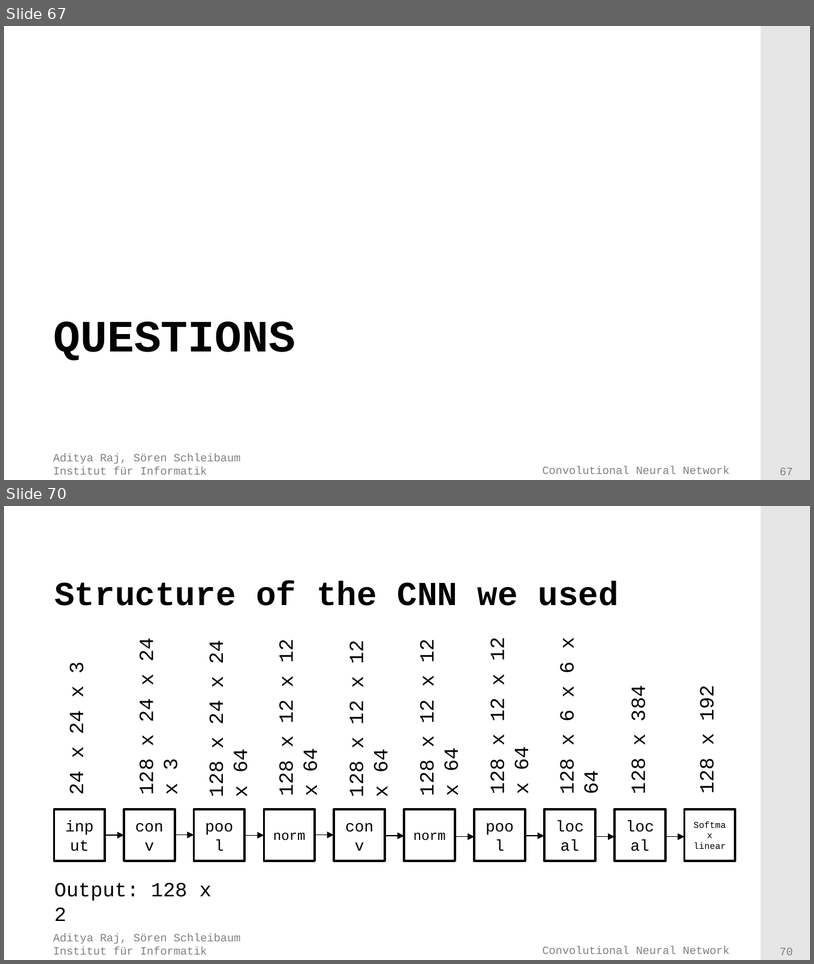
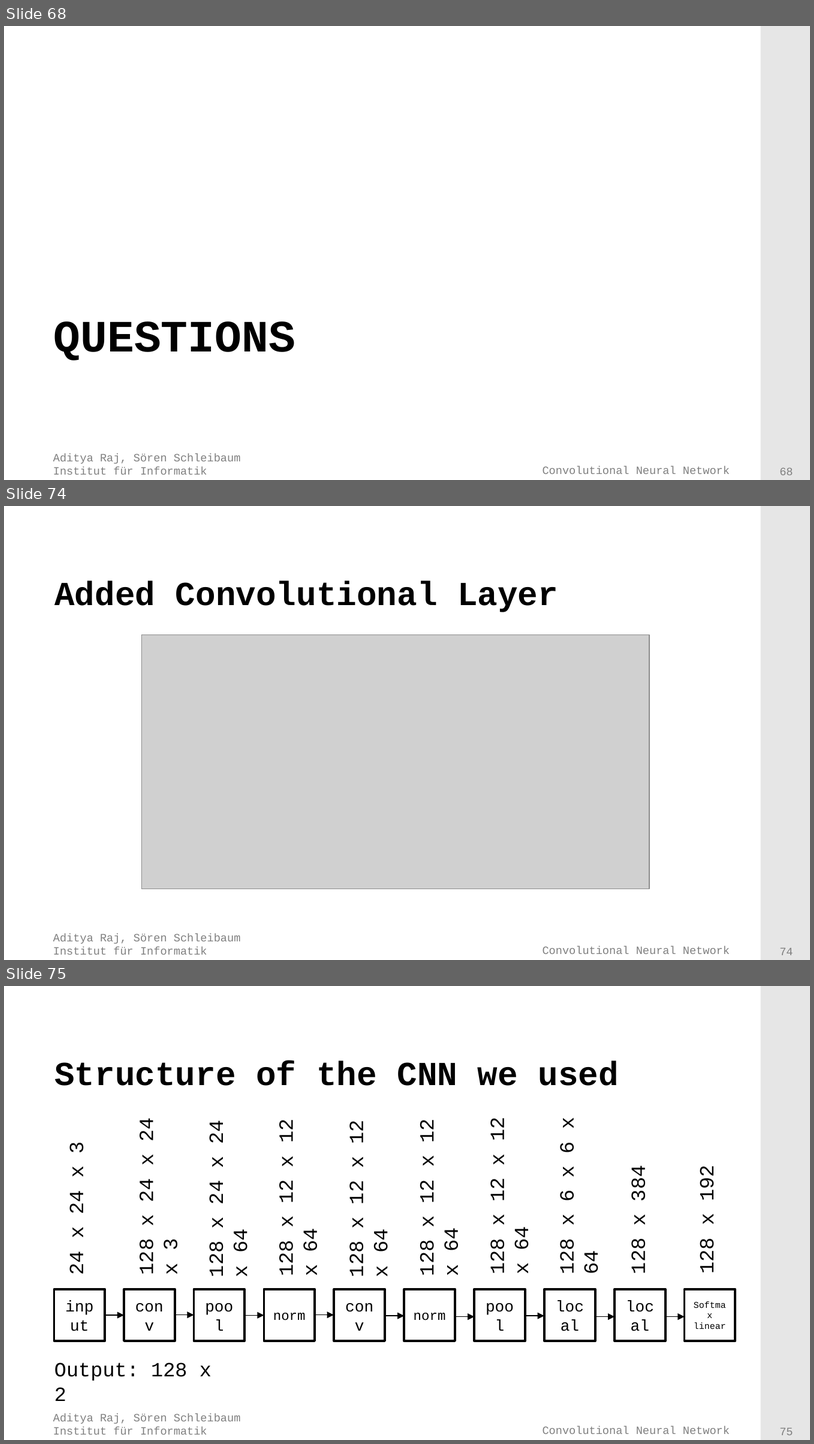
Before and after one commit to adityaraj52/ConvNet, a slide deck: Presentation/Final presentation/Presentation.pptx. Shown one above the other, each under a label of ours: slides 67 and 70 before the commit, slides 68, 74 and 75 after it; the slides between them are not shown. The pictures are 814x964 and 814x1444 pixels, drawn with LibreOffice and Linux fonts; fonts in the diff are those of the drawing; grey boxes stand for pictures; background and template pictures are left out. Boxes give left, top, right and bottom in pixels: in the first picture for what was removed or moved away, otherwise in the second. Text is boxed around its words. In the diff, an @@ line names an element or a change of style, - is before the commit and + after.

```diff
--- a/Presentation/Final presentation/Presentation.pptx
+++ b/Presentation/Final presentation/Presentation.pptx
@@ slide 74 added at (4,506,810,960), background #FFFFFF; not listed: 4 template elements that a slide beside it also shows @@
@@ title added at (54,581,558,612), 30 pt, text #000000, bold @@
+Added Convolutional Layer
@@ picture added at (142,635,650,889) @@
@@ what was slide 67 is now slide 68 @@
@@ page number at (780,467,793,475): text changed @@
-67
+68
@@ what was slide 70 is now slide 75 @@
@@ page number at (780,1428,793,1435): text changed @@
-70
+75
```
Also in this commit, not shown: 43 slides changed, 4 other slides added, 1 other file.
